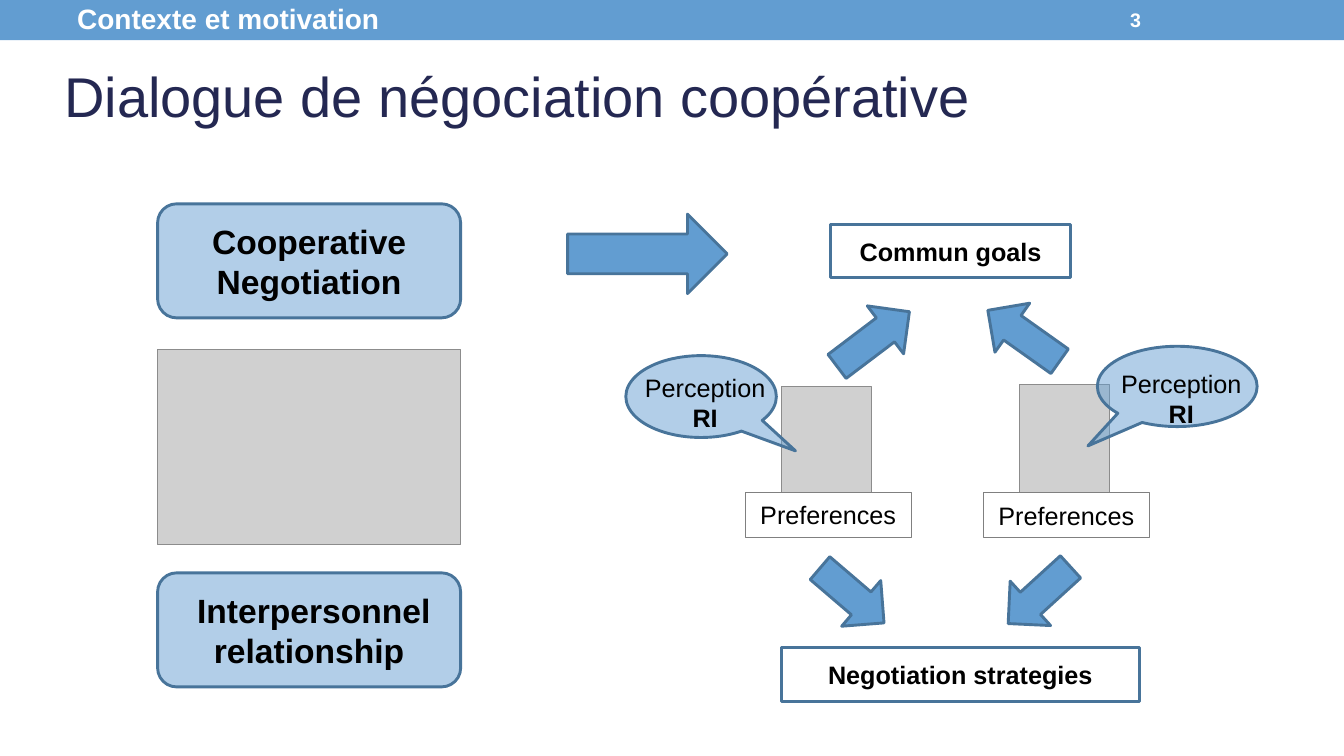
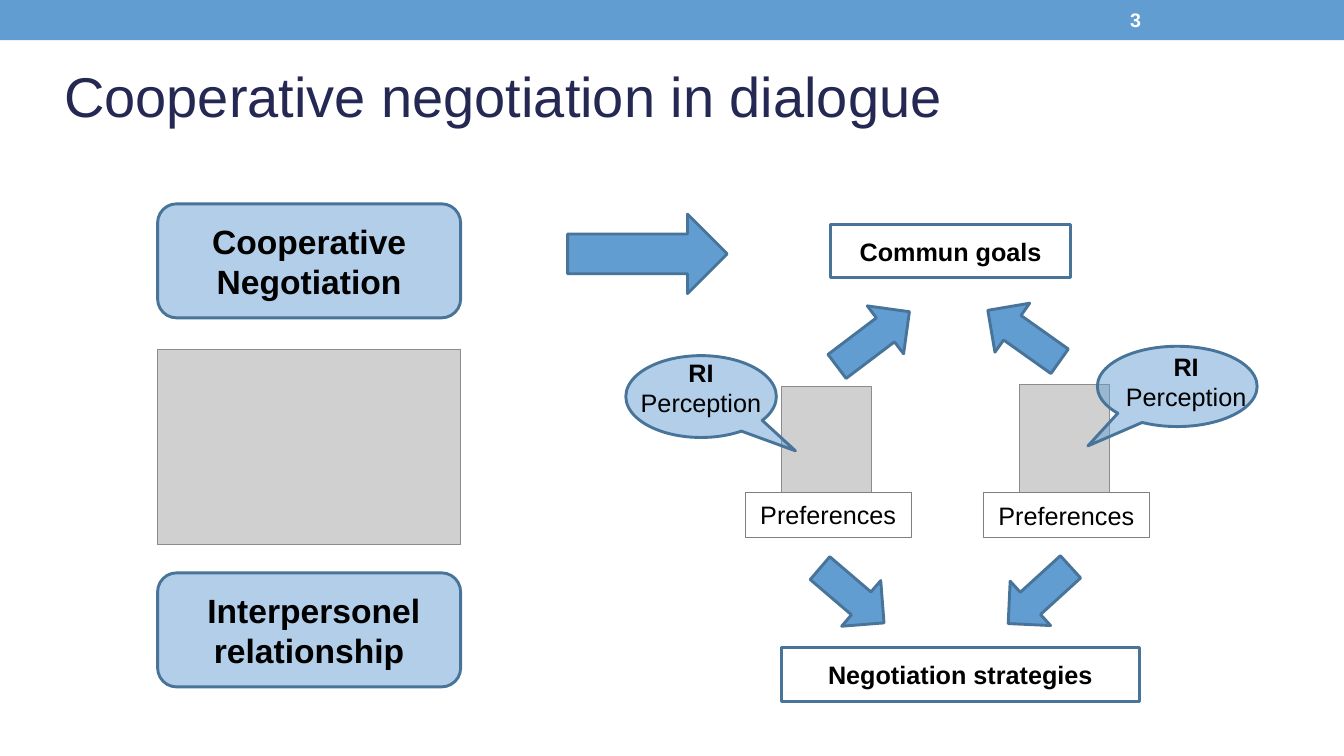
Before and after one commit to Olydia/Discolog, a slide deck: slide 3 of papers/Presentations/WACAI_EN.pptx. Drawn at 1344x756 pixels with LibreOffice and Linux fonts; fonts in the diff are those of the drawing; grey boxes stand for pictures. Boxes give left, top, right and bottom in pixels: in the first picture for what was removed or moved away, otherwise in the second. Text is boxed around its words. In the diff, an @@ line names an element or a change of style, - is before the commit and + after.

```diff
--- a/papers/Presentations/WACAI_EN.pptx
+++ b/papers/Presentations/WACAI_EN.pptx
@@ text removed at (77, 8, 379, 29) @@
-Contexte et motivation
@@ text at (64, 76, 942, 127): text changed @@
-Dialogue de négociation coopérative
+Cooperative negotiation in dialogue
@@ text at (1126, 358, 1246, 412): text changed @@
-Perception
-RI
+RI Perception
@@ text at (641, 364, 761, 418): text changed @@
-Perception
-RI
+RI Perception
@@ text in rounded rectangle at (207, 598, 420, 670): text changed @@
-Interpersonnel relationship
+Interpersonel relationship
```
Also in this commit, not shown: 14 other slides changed, 2 slides added, 4 slides removed, 4 other files.
